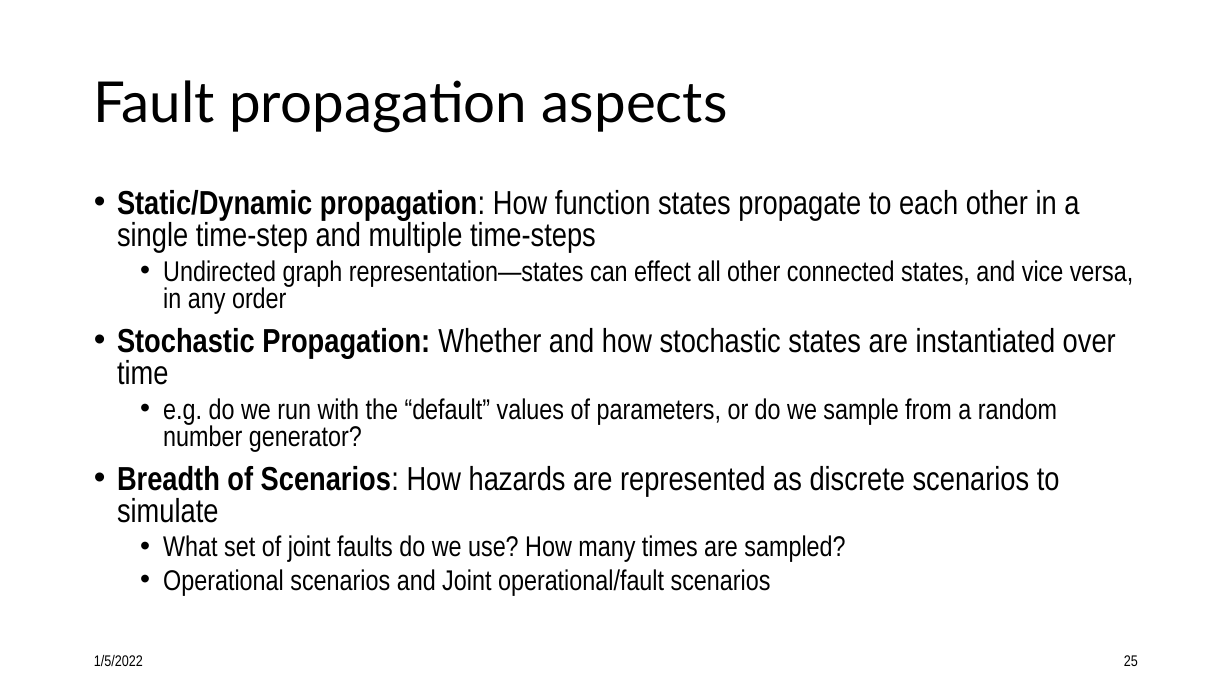
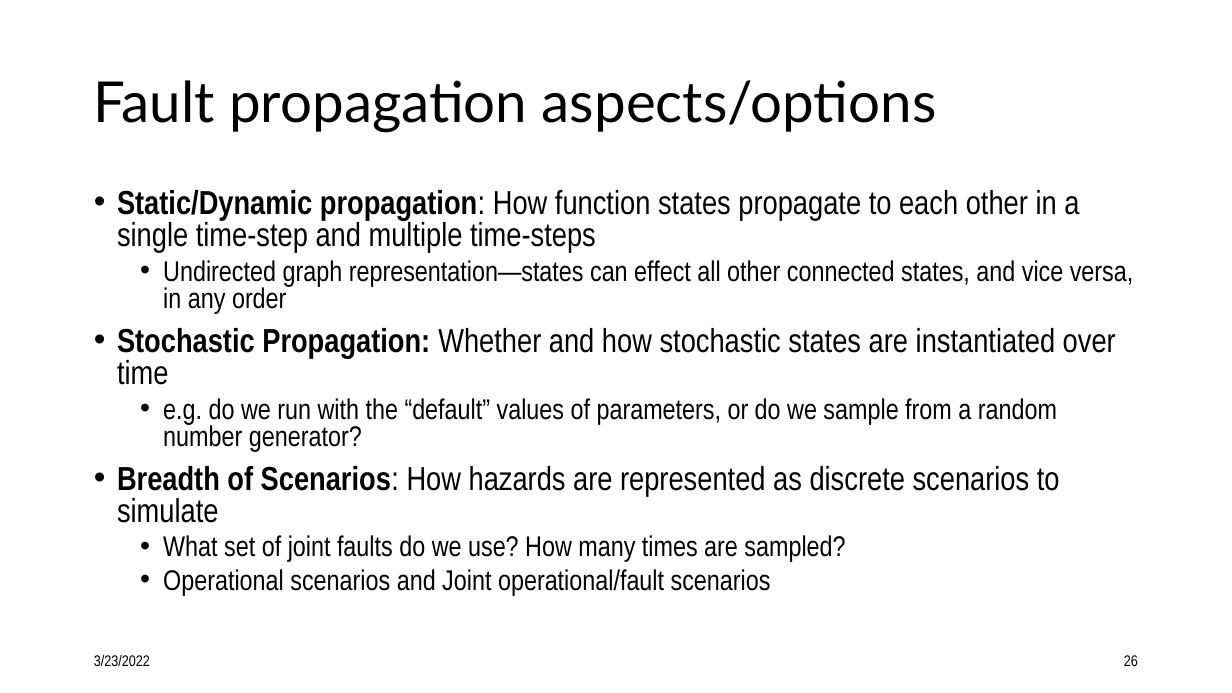
Before and after one commit to nasa/fmdtools, a slide deck: slide 26 of docs/Intro to fmdtools.pptx (slide 25 before the commit). Drawn at 1232x693 pixels with LibreOffice and Linux fonts; fonts in the diff are those of the drawing. Boxes give left, top, right and bottom in pixels: in the first picture for what was removed or moved away, otherwise in the second. Text is boxed around its words. In the diff, an @@ line names an element or a change of style, - is before the commit and + after.

```diff
--- a/docs/Intro to fmdtools.pptx
+++ b/docs/Intro to fmdtools.pptx
@@ title at (94, 80, 937, 132): text changed @@
-Fault propagation aspects
+Fault propagation aspects/options
@@ text at (94, 655, 150, 666): text changed @@
-1/5/2022
+3/23/2022
@@ page number at (1124, 655, 1138, 666): text changed @@
-25
+26
```
Also in this commit, not shown: 36 other slides changed, 1 slide added, 1 slide removed.
